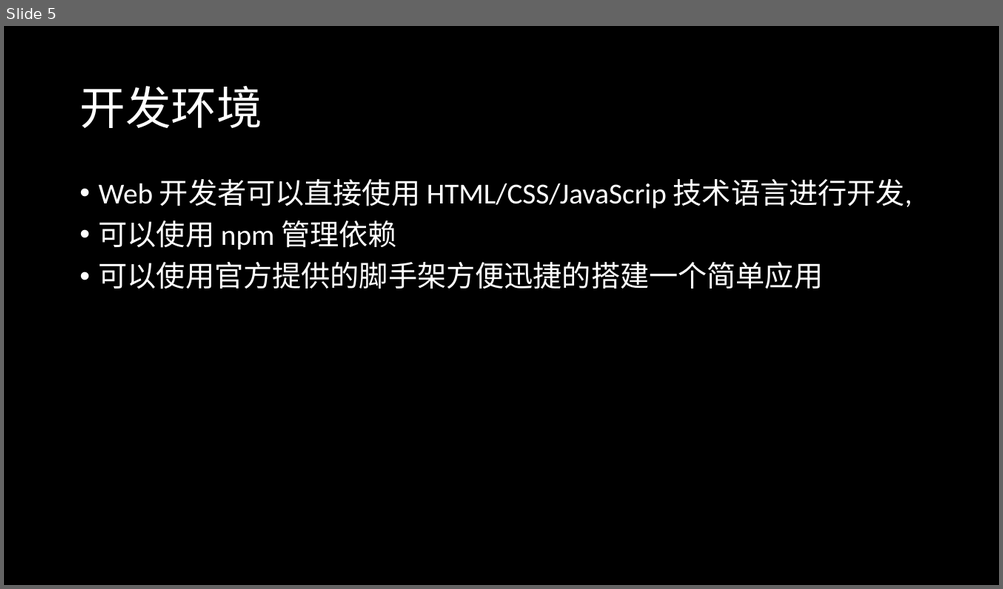
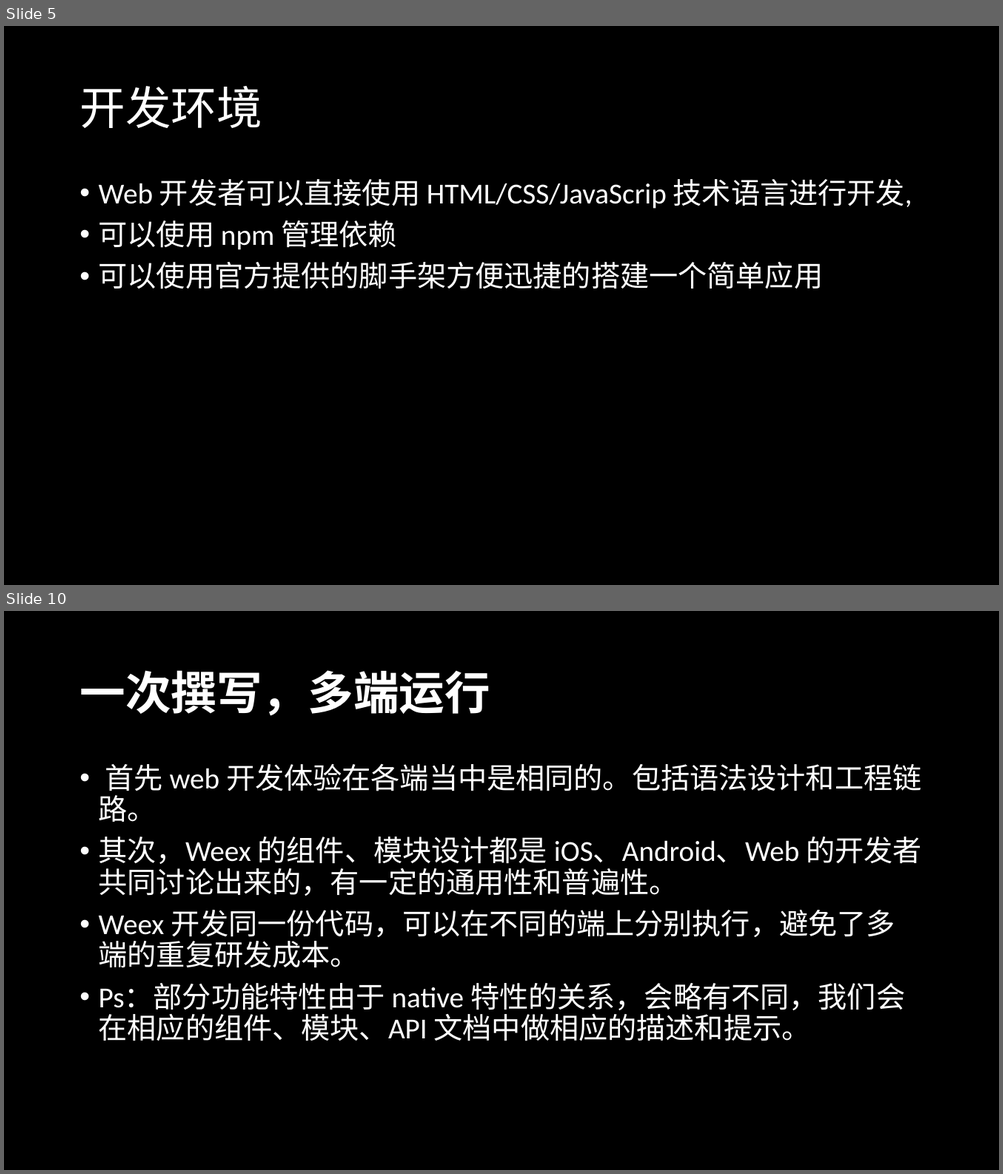
Before and after one commit to radiofly19841018/demo-weex, a slide deck: ppt/演示文稿1.pptx. Shown one above the other, each under a label of ours: slide 5 before the commit, slides 5 and 10 after it; the slides between them are not shown. The pictures are 1003x589 and 1003x1174 pixels, drawn with LibreOffice and Linux fonts; fonts in the diff are those of the drawing. Boxes give left, top, right and bottom in pixels: in the first picture for what was removed or moved away, otherwise in the second. Text is boxed around its words. In the diff, an @@ line names an element or a change of style, - is before the commit and + after.

```diff
--- a/ppt/演示文稿1.pptx
+++ b/ppt/演示文稿1.pptx
@@ slide 10 added at box(4, 611, 999, 1170), background #000000 @@
@@ title added at box(79, 670, 489, 716), 44 pt, text #FFFFFF, bold @@
+一次撰写，多端运行
@@ text added at box(99, 764, 922, 1041), 28 pt, text #FFFFFF @@
+• 首先 web 开发体验在各端当中是相同的。包括语法设计和工程链路。
+• 其次，Weex 的组件、模块设计都是 iOS、Android、Web 的开发者共同讨论出来的，有一定的通用性和普遍性。
+• Weex 开发同一份代码，可以在不同的端上分别执行，避免了多端的重复研发成本。
+• Ps：部分功能特性由于 native 特性的关系，会略有不同，我们会在相应的组件、模块、API 文档中做相应的描述和提示。
```
Also in this commit, not shown: 1 slide changed, 5 other slides added, 2 slides removed.
